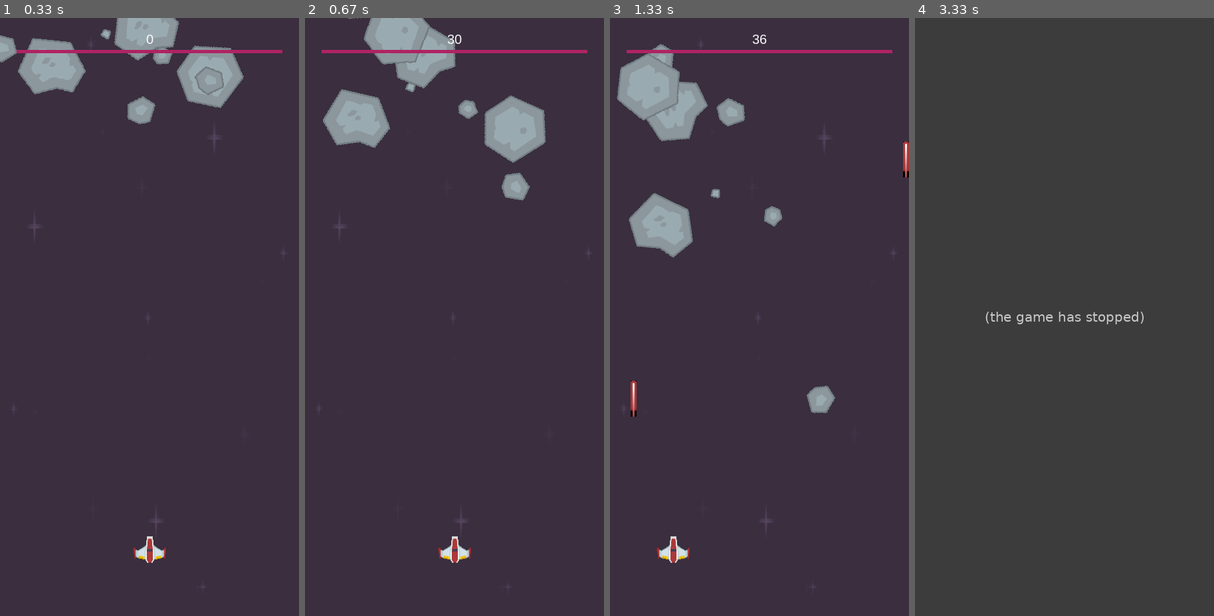
Above: before the commit, frames 1-4 (left to right).
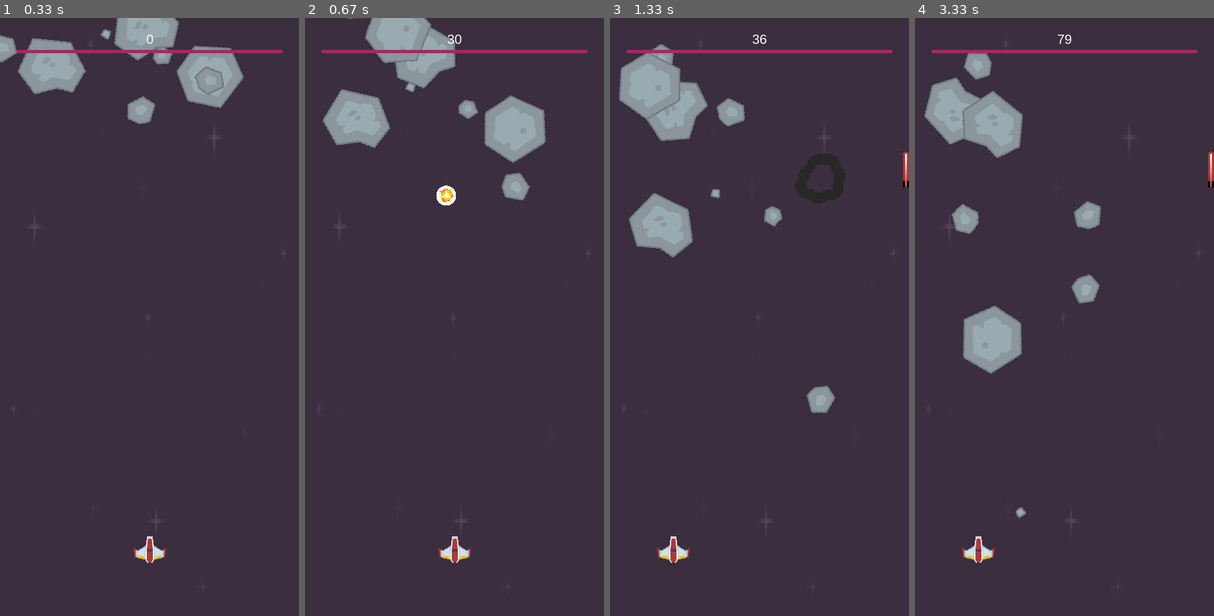
Above: after the commit, the same moments.

Repository: portfolio-AB/pygame
Game: pygame game, started from game/main.py
Two runs of this game, one before a commit and one after it. Both use one fixed random seed, a clock stepped at 60 frames per second and the inputs below.
Inputs:
- Up to frame 1 (0.33 s): no input
- Up to frame 2 (0.67 s): tap Space at 0.33 s
- Up to frame 3 (1.33 s): hold Right 0.67-1.13 s; tap Space at 0.73, 1.03, 1.23 s; hold Right from 1.17 s (still down)
- Up to frame 4 (3.33 s): tap Space at 1.53, 1.73, 2.03, 2.3, 2.6, 2.73, 3.03 s; release Right at 1.63 s; hold Left 1.67-2.2 s; hold Left 2.23-2.63 s; hold Right 2.67-3.3 s

Frame 1 is identical in both runs. In frame 2, 0.3% of the frame differs, in the area x 19-51%, y 0-32%; in frame 3, 0.5%; in frame 4, 7.0%, in the area x 3-100%, y 2-96%.
Before the commit the program exited at 3.03 s; later frames show no game.

Commit message:
add explosion animation

Diff:
--- a/game/main.py
+++ b/game/main.py
@@ -1,4 +1,6 @@
 import random
+import time
+from threading import Timer
 
 import pygame
 from os import path
@@ -20,6 +22,7 @@
 
 img_dir = path.join(path.dirname(__file__), "img")
 snd_dir = path.join(path.dirname(__file__), "snd")
+exp_dir = path.join(img_dir, "explosion_anim")
 
 
 class Player(pygame.sprite.Sprite):
@@ -30,10 +33,12 @@
         self.rect = self.image.get_rect()
         self.radius = int(0.9 * self.rect.width / 2)
         # pygame.draw.circle(self.image, (250, 250, 250), self.rect.center, self.radius)
-        self.rect.center = (WIDTH / 2, HEIGHT - 100 )
+        self.rect.center = (WIDTH / 2, HEIGHT - 100)
         self.speed_x = 0
         self.rot = 0
         self.sheild_health = 100
+        self.shoot_delay = 250
+        self.last_shot = pygame.time.get_ticks()
 
     def colour_change(self):
         self.image.fill((randint(0, 255), randint(0, 255), randint(0, 255)))
@@ -45,6 +50,8 @@
             self.speed_x = -10
         if key_state[pygame.K_RIGHT]:
             self.speed_x = 10
+        if key_state[pygame.K_SPACE]:
+            self.shoot()
 
         self.rect.x += self.speed_x
         if self.rect.right < 0:
@@ -53,10 +60,14 @@
             self.rect.right = 0
 
     def shoot(self):
-        projectile = Projectile(self.rect.centerx, self.rect.top)
-        projectiles.add(projectile)
-        sprites.add(projectile)
-        shoot_snd.play()
+        now = pygame.time.get_ticks()
+
+        if now - self.last_shot > self.shoot_delay:
+            self.last_shot = now
+            projectile = Projectile(self.rect.centerx, self.rect.top)
+            projectiles.add(projectile)
+            sprites.add(projectile)
+            shoot_snd.play()
 
 
 class Mob(pygame.sprite.Sprite):
@@ -125,7 +136,37 @@
             self.kill()
 
 
+class Explosion(pygame.sprite.Sprite):
+    def __init__(self, centre, size):
+        pygame.sprite.Sprite.__init__(self)
+        self.size = size
+        self.image = explosion_anim[size][0]
+        self.rect = self.image.get_rect()
+        self.rect.center = centre
+        self.frame = 0
+        self.last_update = pygame.time.get_ticks()
+        self.frame_rate = 45
+
+    def update(self):
+        now = pygame.time.get_ticks()
+        if now - self.last_update > self.frame_rate:
+            self.last_update = now
+            self.frame += 1
+            if self.frame >= len(explosion_anim[self.size]):
+                self.kill()
+            else:
+                centre = self.rect.center
+                self.image = explosion_anim[self.size][self.frame]
+                self.rect = self.image.get_rect()
+                self.rect.center = centre
+
+
 font_name = pygame.font.match_font("arial")
+
+
+def stop_game():
+    global running
+    running = False
 
 
 def draw_text(surface, text, size, x, y):
@@ -189,7 +230,17 @@
 player = Player()
 sprites.add(player)
 
-for i in range(8):
+explosion_anim = {"lrg": [], "small": []}
+for i in range(9):
+    file_name = "regularExplosion0{}.png".format(i)
+    image = pygame.image.load(path.join(exp_dir, file_name)).convert()
+    image.set_colorkey(BLACK)
+    img_lrg = pygame.transform.scale(image, (75, 75))
+    explosion_anim["lrg"].append(img_lrg)
+    img_small = pygame.transform.scale(image, (30, 30))
+    explosion_anim["small"].append(img_small)
+
+for _ in range(8):
     new_mob()
 
 running = True
@@ -204,8 +255,6 @@
                 player.speed_x = -10
             if event.key == pygame.K_RIGHT:
                 player.speed_x = 10
-            if event.key == pygame.K_SPACE:
-                player.shoot()
 
     sprites.update()
     mobs.update()
@@ -214,23 +263,33 @@
     hits = pygame.sprite.spritecollide(player, mobs, True, pygame.sprite.collide_circle)
     for hit in hits:
         player.sheild_health -= hit.radius
-        print(hit.radius, player.sheild_health)
+        explosion = Explosion(hit.rect.center, "small")
+        sprites.add(explosion)
         if player.sheild_health <= 0:
-            running = False
+            explosion = Explosion(player.rect.center, "lrg")
+            sprites.add(explosion)
+            player.kill()
+
+            t = Timer(1, stop_game)
+            t.start()
 
         new_mob()
 
     group_hits = pygame.sprite.groupcollide(mobs, projectiles, True, True)
     for i in group_hits:
         score += 50 - i.radius
+        size = "small"
 
         if i.radius <= 10:
             tiny_target_snd.play()
         elif 10 < i.radius <= 20:
             small_target_snd.play()
         else:
+            size = "lrg"
             big_target_snd.play()
 
+        explosion = Explosion(i.rect.center, size)
+        sprites.add(explosion)
         new_mob()
 
     screen.fill(BLACK)
--- a/homework_cluster_1.py
+++ b/homework_cluster_1.py
@@ -38,30 +38,97 @@
 # print(non_rep_max)
 
 # -------------------------------------
+#
+# a = [2, 3, 4 ,7, 11, 13]
+#
+#
+# def two_sum(lst, target):
+#     for i in range(len(lst)):
+#         for h in range(i, len(lst)):
+#             if target - lst[i] == lst[h]:
+#                 return i + 1, h + 1
+#
+#
+# # print(two_sum(a, 10))
+#
+#
+# def two_sum_ver2(lst, target):
+#     left = 0
+#     right = len(lst) - 1
+#     while left < right:
+#         if lst[left] + lst[right] == target:
+#             return left + 1, right + 1
+#         elif lst[left] + lst[right] > target:
+#             right -= 1
+#         elif lst[left] + lst[right] < target:
+#             left += 1
+#
+#
+# print(two_sum_ver2(a, 10))
+# -------------------------------------
+# a = [-4, -1, 0, 3, 10]
+#
+# for i in range(len(a)):
+#     a[i] **= 2
+#
+# a = sorted(a)
+# print(a)
 
-a = [2, 3, 4 ,7, 11, 13]
+# -------------------------------------
 
+# a = [-4, -1, 0, 3, 10]
+# res = [0] * len(a)
+#
+# left = 0
+# right = len(a) - 1
+# current_i = len(a) - 1
+#
+# while left <= right:
+#     left_val = a[left] ** 2
+#     right_val = a[right] ** 2
+#
+#     if left_val >= right_val:
+#         res[current_i] = left_val
+#         left += 1
+#     if left_val <= right_val:
+#         res[current_i] = right_val
+#         right -= 1
+#     current_i -= 1
+#
+# print(res)
 
-def two_sum(lst, target):
-    for i in range(len(lst)):
-        for h in range(i, len(lst)):
-            if target - lst[i] == lst[h]:
-                return i + 1, h + 1
+# ----------------------------------------
 
+# eg = "Let's take LeetCode contest"
+#
+#
+# def reverse_str(s):
+#     words = s.split(" ")
+#     rev_words = ""
+#
+#     for w in words:
+#         i = len(w)
+#         while i > 0:
+#             i -= 1
+#             rev_words += w[i]
+#         rev_words += " "
+#     return rev_words
+#
+#
+# print(reverse_str(eg))
 
-# print(two_sum(a, 10))
-
-
-def two_sum_ver2(lst, target):
-    left = 0
-    right = len(lst) - 1
-    while left < right:
-        if lst[left] + lst[right] == target:
-            return left + 1, right + 1
-        elif lst[left] + lst[right] > target:
-            right -= 1
-        elif lst[left] + lst[right] < target:
-            left += 1
-
-
-print(two_sum_ver2(a, 10))
+# ----------------------------------------
+# num_lst = [0, 1, 0, 3, 12]
+#
+#
+# def zero_finder(nl):
+#     last_zero = 0
+#     for i in range(len(nl)):
+#         if nl[i] != 0:
+#             nl[last_zero], nl[i] = nl[i], nl[last_zero]
+#             last_zero += 1
+#
+#     return nl
+#
+#
+# print(zero_finder(num_lst))
Binary file added: game/img/explosion_anim/regularExplosion00.png
Binary file added: game/img/explosion_anim/regularExplosion01.png
Binary file added: game/img/explosion_anim/regularExplosion02.png
Binary file added: game/img/explosion_anim/regularExplosion03.png
Binary file added: game/img/explosion_anim/regularExplosion04.png
Binary file added: game/img/explosion_anim/regularExplosion05.png
Binary file added: game/img/explosion_anim/regularExplosion06.png
Binary file added: game/img/explosion_anim/regularExplosion07.png
Binary file added: game/img/explosion_anim/regularExplosion08.png
